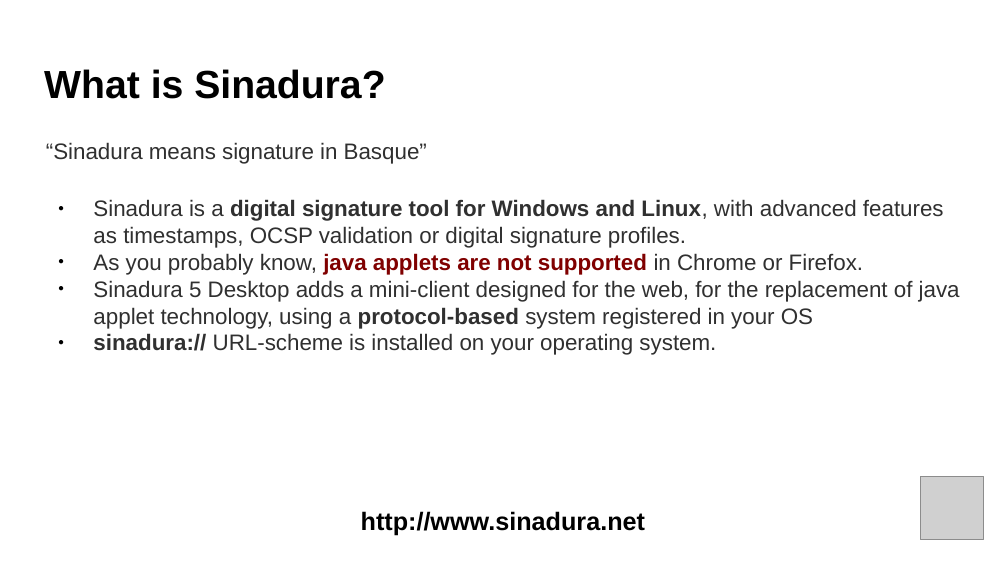
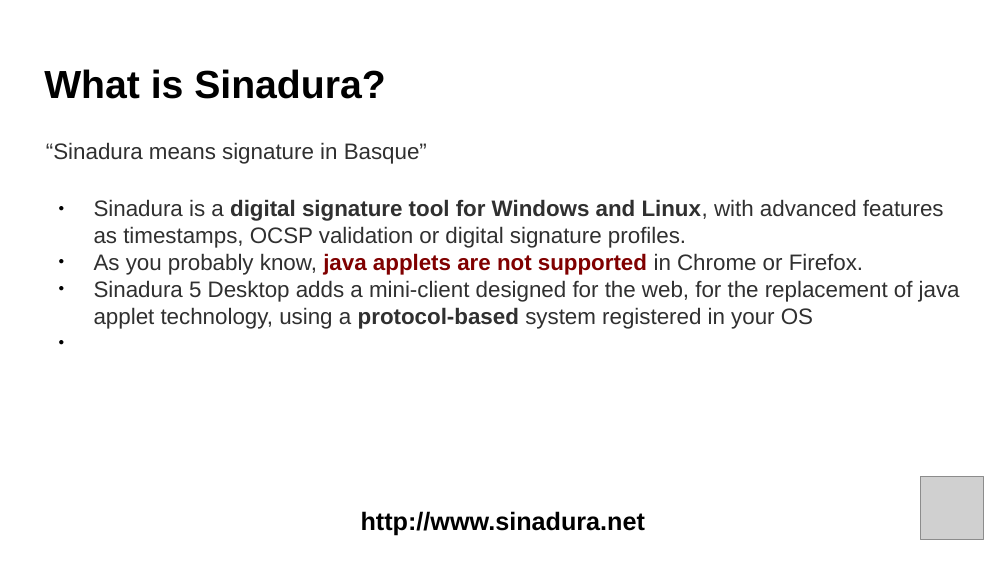
Before and after one commit to OrderOfTheBee/beecon, a slide deck: slide 3 of 2017/assets/files/L09/L09-Sinadura ECM Protocol-based signatures for Alfresco [Lightning Talk (5 m)].pptx. Drawn at 1008x567 pixels with LibreOffice and Linux fonts; fonts in the diff are those of the drawing; grey boxes stand for pictures; background and template pictures are left out. Boxes give left, top, right and bottom in pixels: in the first picture for what was removed or moved away, otherwise in the second. Text is boxed around its words. In the diff, an @@ line names an element or a change of style, - is before the commit and + after.

```diff
--- a/2017/assets/files/L09/L09-Sinadura ECM Protocol-based signatures for Alfresco [Lightning Talk (5 m)].pptx
+++ b/2017/assets/files/L09/L09-Sinadura ECM Protocol-based signatures for Alfresco [Lightning Talk (5 m)].pptx
@@ text at box(93, 333, 716, 355): paragraph removed @@
-● sinadura:// URL-scheme is installed on your operating system.
```
Also in this commit, not shown: 3 other slides changed, 12 other files.
